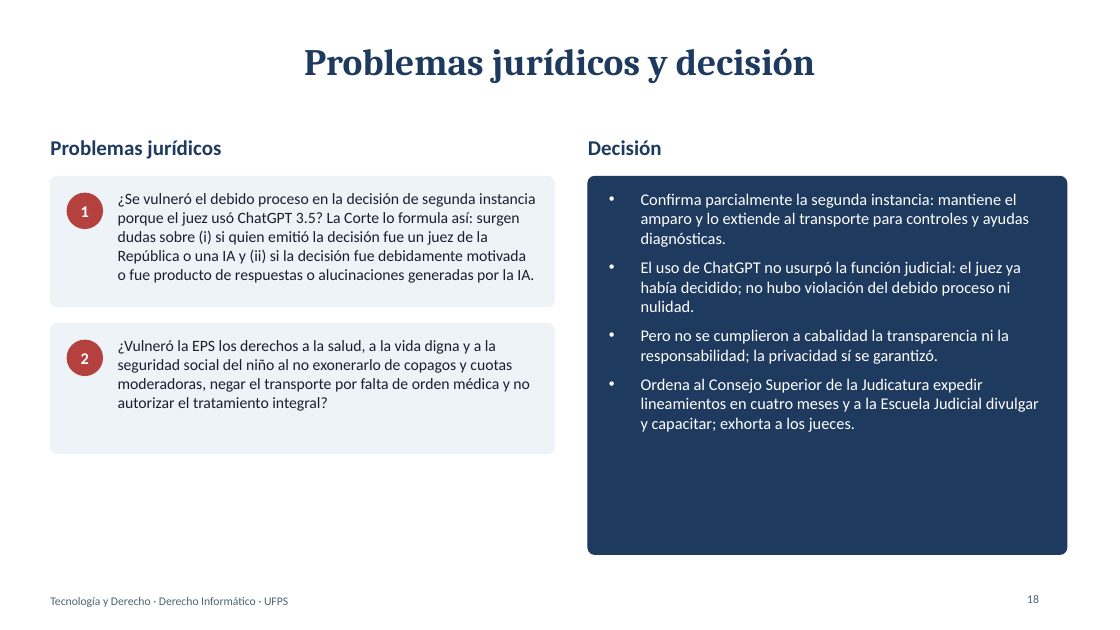
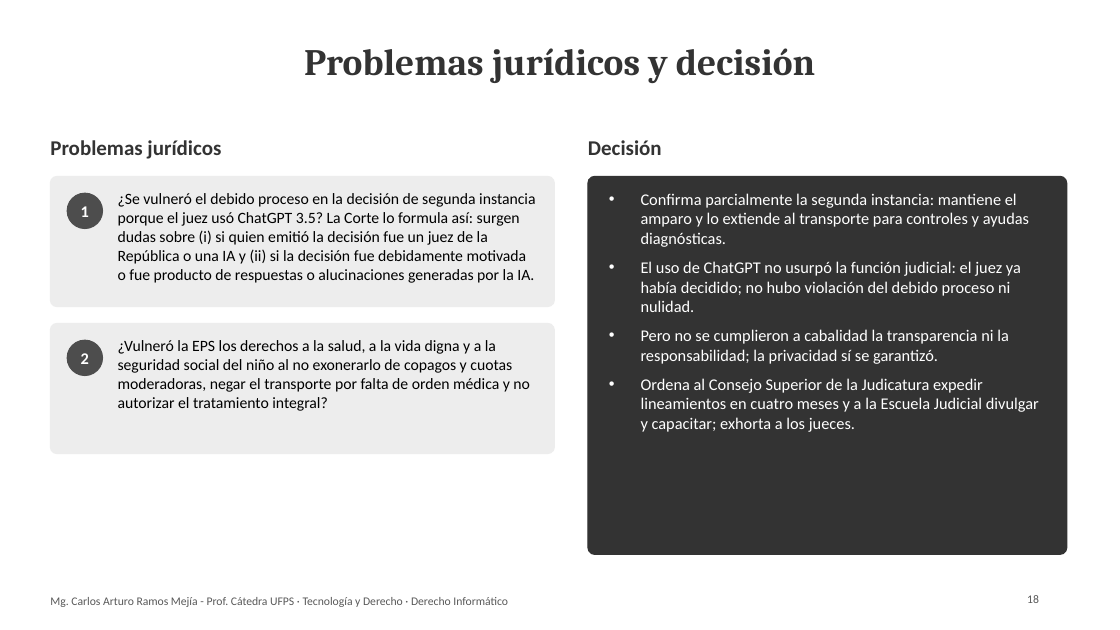
Before and after one commit to Arturoramos22/Arturoramos22, a slide deck: slide 18 of clase-derecho-informatico/DIAPOSITIVAS.pptx. Drawn at 1120x630 pixels with LibreOffice and Linux fonts; fonts in the diff are those of the drawing. Boxes give left, top, right and bottom in pixels: in the first picture for what was removed or moved away, otherwise in the second. Text is boxed around its words. In the diff, an @@ line names an element or a change of style, - is before the commit and + after.

```diff
--- a/clase-derecho-informatico/DIAPOSITIVAS.pptx
+++ b/clase-derecho-informatico/DIAPOSITIVAS.pptx
@@ text colour #1F3A5F to #333333 in 3 elements at <box>304,48,815,83</box>, <box>50,140,221,159</box>, <box>588,140,662,155</box> @@
@@ rounded rectangle at <box>50,176,555,307</box>: fill #EEF3F8 to #EDEDED; outline #EEF3F8 1 pt to #EDEDED 1 pt @@
@@ rounded rectangle at <box>588,176,1067,555</box>: fill #1F3A5F to #333333; outline #1F3A5F 1 pt to #333333 1 pt @@
@@ ellipse at <box>67,193,103,229</box>: fill #B5413F to #4D4D4D; outline #B5413F 1 pt to #4D4D4D 1 pt @@
@@ text "¿Se vulneró el debido proceso ..." at <box>118,193,535,283</box>: text colour #1B1F2E to #000000 @@
@@ rounded rectangle at <box>50,323,555,454</box>: fill #EEF3F8 to #EDEDED; outline #EEF3F8 1 pt to #EDEDED 1 pt @@
@@ ellipse at <box>67,340,103,376</box>: fill #B5413F to #4D4D4D; outline #B5413F 1 pt to #4D4D4D 1 pt @@
@@ text "¿Vulneró la EPS los derechos ..." at <box>118,340,530,411</box>: text colour #1B1F2E to #000000 @@
@@ text at <box>50,597,508,607</box>: text changed; text colour #4A6670 to #595959 @@
-Tecnología y Derecho · Derecho Informático · UFPS
+Mg. Carlos Arturo Ramos Mejía - Prof. Cátedra UFPS · Tecnología y Derecho · Derecho Informático
@@ page number at <box>1027,595,1039,603</box>: text colour #4A6670 to #595959 @@
```
Also in this commit, not shown: 23 other slides changed, 2 other files.
